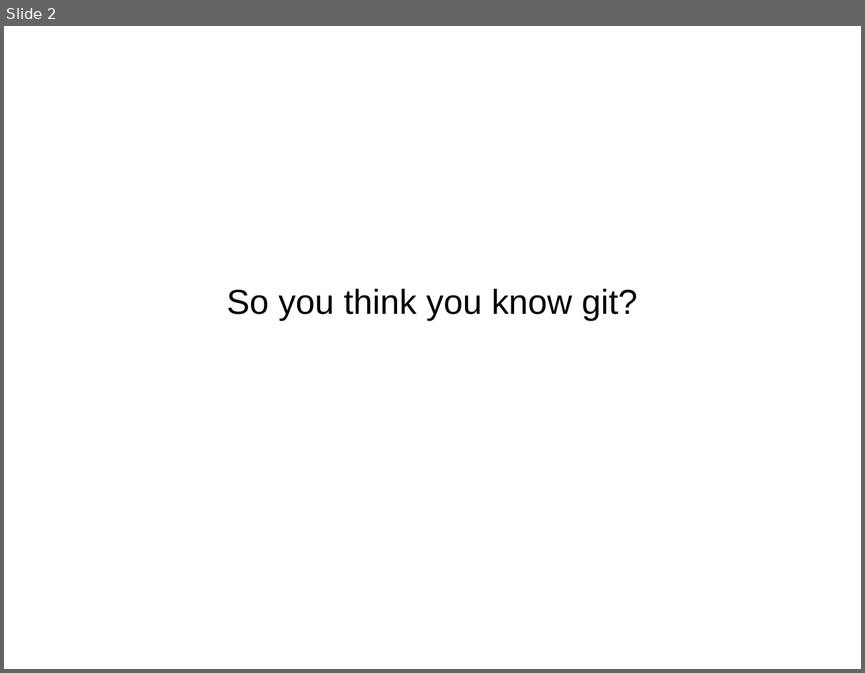
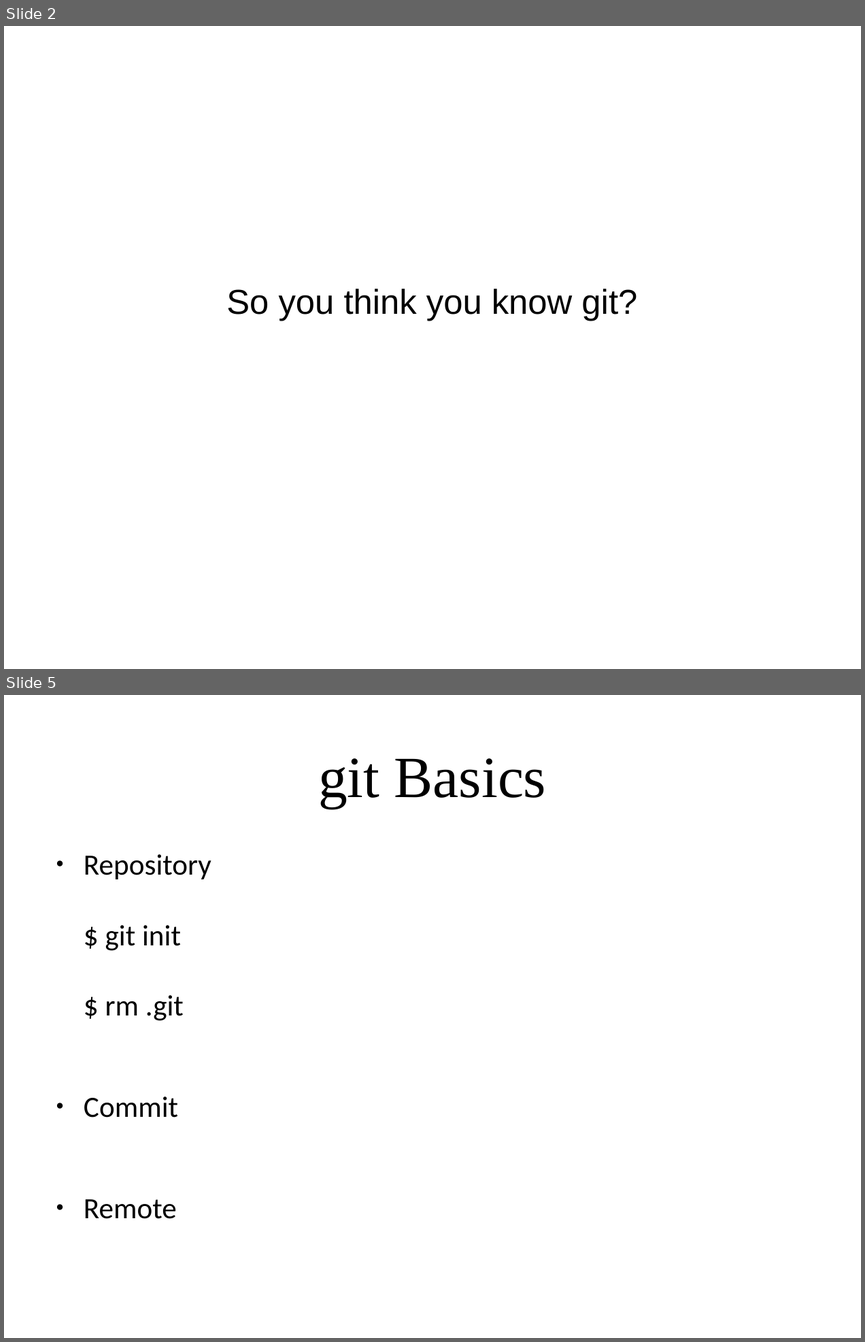
Before and after one commit to amueller/applied_ml_spring_2017, a slide deck: slides/aml-02-012317.odp. Shown one above the other, each under a label of ours: slide 2 before the commit, slides 2 and 5 after it; the slides between them are not shown. The pictures are 865x673 and 865x1342 pixels, drawn with LibreOffice and Linux fonts; fonts in the diff are those of the drawing. Boxes give left, top, right and bottom in pixels: in the first picture for what was removed or moved away, otherwise in the second. Text is boxed around its words. In the diff, an @@ line names an element or a change of style, - is before the commit and + after.

```diff
--- a/slides/aml-02-012317.odp
+++ b/slides/aml-02-012317.odp
@@ slide 5 added at [4,695,861,1338], background #FFFFFF @@
@@ title added at [318,758,546,808], 54 pt, text #000000 @@
+git Basics
@@ text added at [84,854,211,1219], 27.2 pt, text #000000 @@
+● Repository
+  $ git init
+  $ rm .git
+● Commit
+● Remote
```
Also in this commit, not shown: 2 slides changed, 27 other slides added, 2 slides removed.
